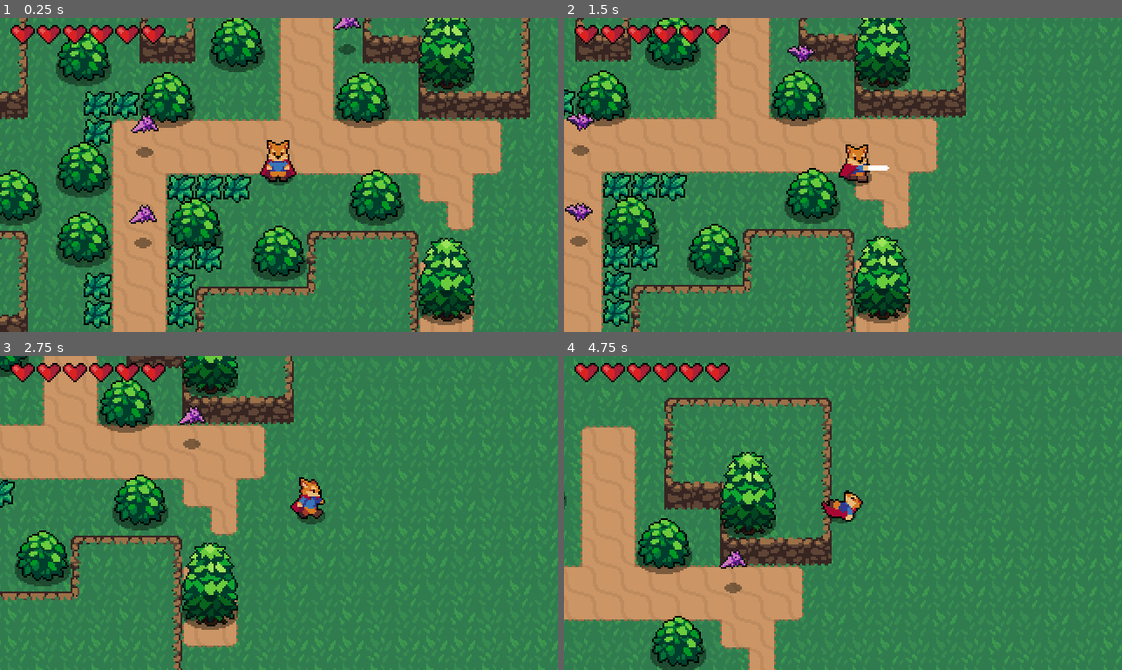
Above: before the commit, frames 1-4 (two rows, left to right).
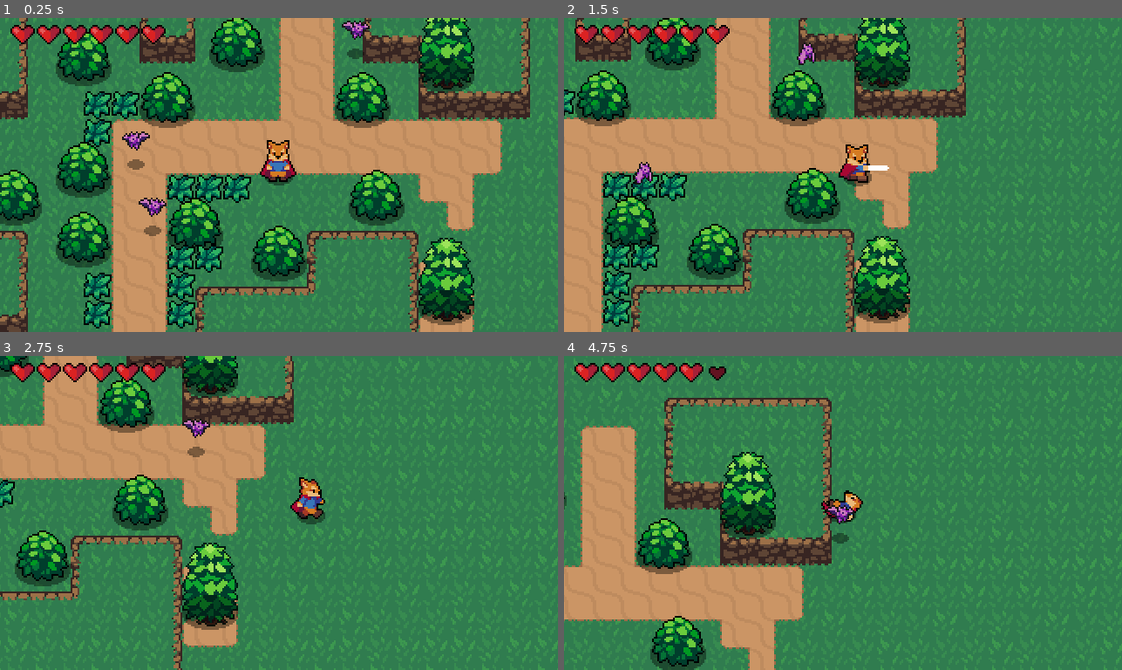
Above: after the commit, the same moments.

Repository: racampita/Action-RPG-Tutorial
Game: Godot game, scene res://World.tscn
Same seed, same stepped clock (60 frames per second), same inputs: the game is played once before the commit and once after it.
Inputs:
- Up to frame 1 (0.25 s): no input
- Up to frame 2 (1.5 s): hold Right (ui_right) 0.53-1.28 s; tap K (roll) at 0.6 s; hold Down (ui_down) from 1.28 s (still down); tap J (attack) at 1.35 s
- Up to frame 3 (2.75 s): tap K (roll) at 1.55, 2.1 s; release Down (ui_down) at 2.03 s; hold Right (ui_right) from 2.03 s (still down)
- Up to frame 4 (4.75 s): release Right (ui_right) at 2.78 s; hold Up (ui_up) 2.78-3.53 s; tap K (roll) at 2.85, 3.8, 4.35 s; hold Left (ui_left) from 3.53 s (still down); tap J (attack) at 3.6 s

The runs differ from the first frame. In frame 1, 1.3% of the frame differs, in the area x 21-67%, y 0-74%; in frame 2, 0.9%; in frame 3, 0.4%; in frame 4, 0.7%.

Commit message:
Bat Wandering
+added bat wandering

Diff:
--- a/Enemies/Bat.gd
+++ b/Enemies/Bat.gd
@@ -5,6 +5,7 @@
 export var ACCELERATION = 300
 export var MAX_SPEED = 50
 export var FRICTION = 200
+export var WANDER_TARGET_RANGE = 4
 
 enum{
 	IDLE,
@@ -22,6 +23,10 @@
 onready var sprite = $AnimatedSprite
 onready var hurtbox = $Hurtbox
 onready var softCollision = $SoftCollision
+onready var wanderController = $WanderController
+
+func _ready():
+	state = pick_random_state([IDLE, WANDER])
 
 func _physics_process(delta: float) -> void:
 	knockback = knockback.move_toward(Vector2.ZERO, FRICTION * delta)
@@ -31,26 +36,47 @@
 		IDLE:
 			velocity = velocity.move_toward(Vector2.ZERO, FRICTION * delta)
 			seek_player()
+			if wanderController.get_time_left() == 0:
+				update_wander()
+		WANDER:
+			seek_player()
+			if wanderController.get_time_left() == 0:
+				update_wander()
 
-		WANDER:
-			pass
+			accelerate_towards_point(wanderController.target_position, delta)
+
+			if global_position.distance_to(wanderController.target_position) <= WANDER_TARGET_RANGE:
+				update_wander()
+
 
 		CHASE:
 			var player = playerDetectionZone.player
 			if player != null:
-				var direction = (player.global_position - global_position).normalized()
-				velocity = velocity.move_toward(direction * MAX_SPEED, ACCELERATION * delta)
+				accelerate_towards_point(player.global_position, delta)
 			else:
 				state = IDLE
-			sprite.flip_h = velocity.x < 0
+
 
 	if softCollision.is_colliding():
 		velocity += softCollision.get_push_vector() * delta * 400
 	velocity = move_and_slide(velocity)
 
+func update_wander():
+	state = pick_random_state([IDLE, WANDER])
+	wanderController.start_wander_timer(rand_range(1,3))
+
+func accelerate_towards_point(point, delta):
+	var direction = global_position.direction_to(point)
+	velocity = velocity.move_toward(direction * MAX_SPEED, ACCELERATION * delta)
+	sprite.flip_h = velocity.x < 0
+
 func seek_player():
 	if playerDetectionZone.can_see_player():
 		state = CHASE
+
+func pick_random_state(state_list):
+	state_list.shuffle()
+	return state_list.pop_front()
 
 func _on_Hurtbox_area_entered(area: Area2D) -> void:
 	stats.health -= area.damage
--- a/Enemies/Bat.tscn
+++ b/Enemies/Bat.tscn
@@ -8,6 +8,7 @@
 [ext_resource path="res://Enemies/PlayerDetectionZone.tscn" type="PackedScene" id=6]
 [ext_resource path="res://Overlap/Hitbox.tscn" type="PackedScene" id=7]
 [ext_resource path="res://Overlap/SoftCollision.tscn" type="PackedScene" id=8]
+[ext_resource path="res://Enemies/WanderController.tscn" type="PackedScene" id=9]
 
 [sub_resource type="AtlasTexture" id=1]
 atlas = ExtResource( 1 )
@@ -60,7 +61,7 @@
 [node name="AnimatedSprite" type="AnimatedSprite" parent="."]
 frames = SubResource( 6 )
 animation = "Fly"
-frame = 3
+frame = 2
 playing = true
 offset = Vector2( 0, -12 )
 
@@ -102,6 +103,8 @@
 
 [node name="CollisionShape2D" parent="SoftCollision" index="0"]
 shape = SubResource( 11 )
+
+[node name="WanderController" parent="." instance=ExtResource( 9 )]
 [connection signal="area_entered" from="Hurtbox" to="." method="_on_Hurtbox_area_entered"]
 [connection signal="no_health" from="Stats" to="." method="_on_Stats_no_health"]
 
--- /dev/null
+++ b/Enemies/WanderController.gd
@@ -0,0 +1,24 @@
+extends Node2D
+
+export(int) var wander_range = 32
+
+onready var start_position = global_position
+onready var target_position = global_position
+
+onready var timer = $Timer
+
+func _ready() -> void:
+	update_target_position()
+
+func update_target_position():
+	var target_vector = Vector2(rand_range(-wander_range,wander_range),rand_range(-wander_range,wander_range))
+	target_position = start_position + target_vector
+
+func get_time_left():
+	return timer.time_left
+
+func start_wander_timer(duration):
+	timer.start(duration)
+
+func _on_Timer_timeout() -> void:
+	update_target_position()
--- /dev/null
+++ b/Enemies/WanderController.tscn
@@ -0,0 +1,11 @@
+[gd_scene load_steps=2 format=2]
+
+[ext_resource path="res://Enemies/WanderController.gd" type="Script" id=1]
+
+[node name="WanderController" type="Node2D"]
+script = ExtResource( 1 )
+
+[node name="Timer" type="Timer" parent="."]
+one_shot = true
+autostart = true
+[connection signal="timeout" from="Timer" to="." method="_on_Timer_timeout"]
--- a/Player/Player.gd
+++ b/Player/Player.gd
@@ -24,6 +24,7 @@
 export var ROLL_SPEED = 120
 
 func _ready() -> void:
+	randomize()
 	stats.connect("no_health",self,"queue_free")
 	animationTree.active = true
 	swordHitbox.knockback_vector = roll_vector
Not shown: 1 places in Enemies/Bat.tscn that only renumber resources
